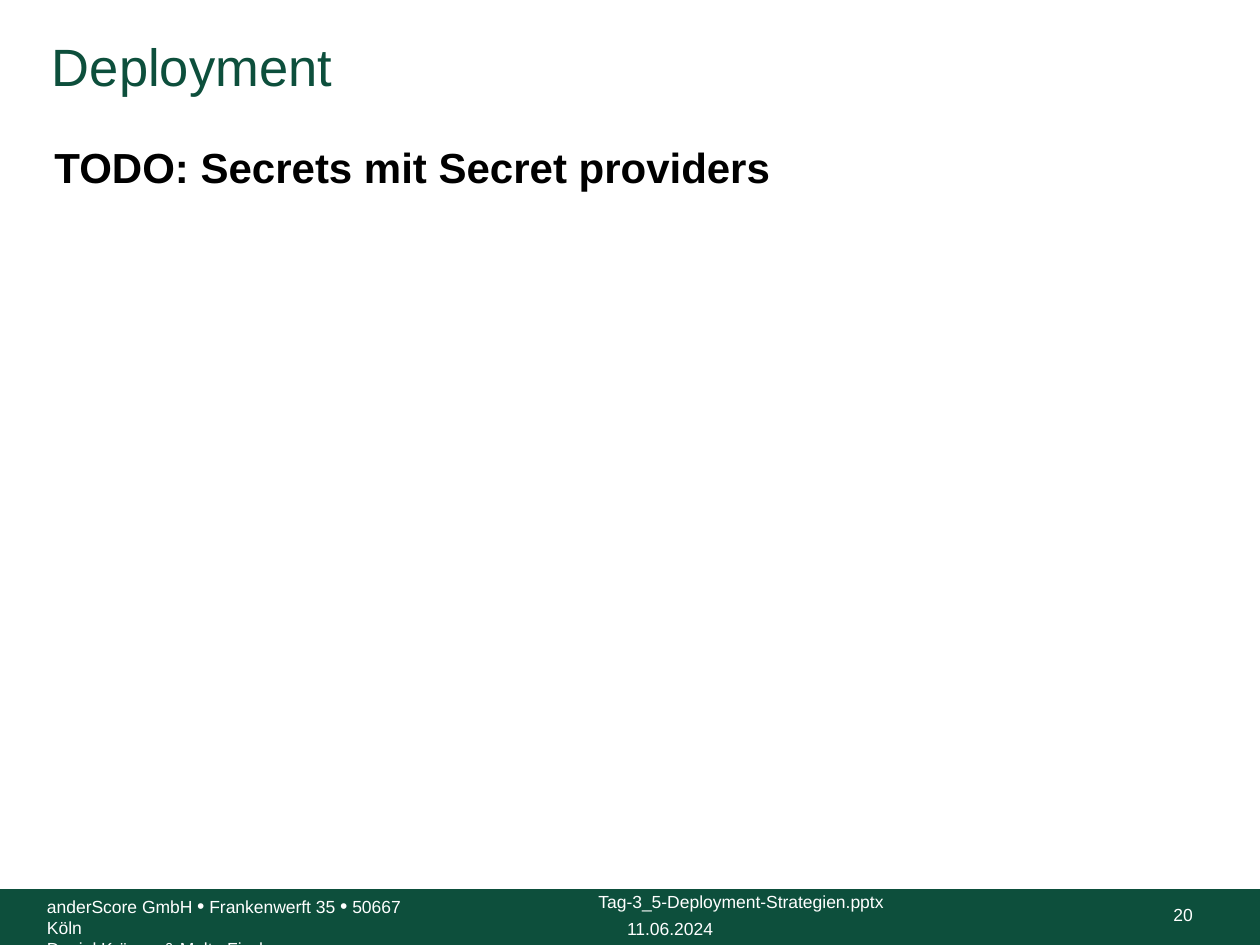
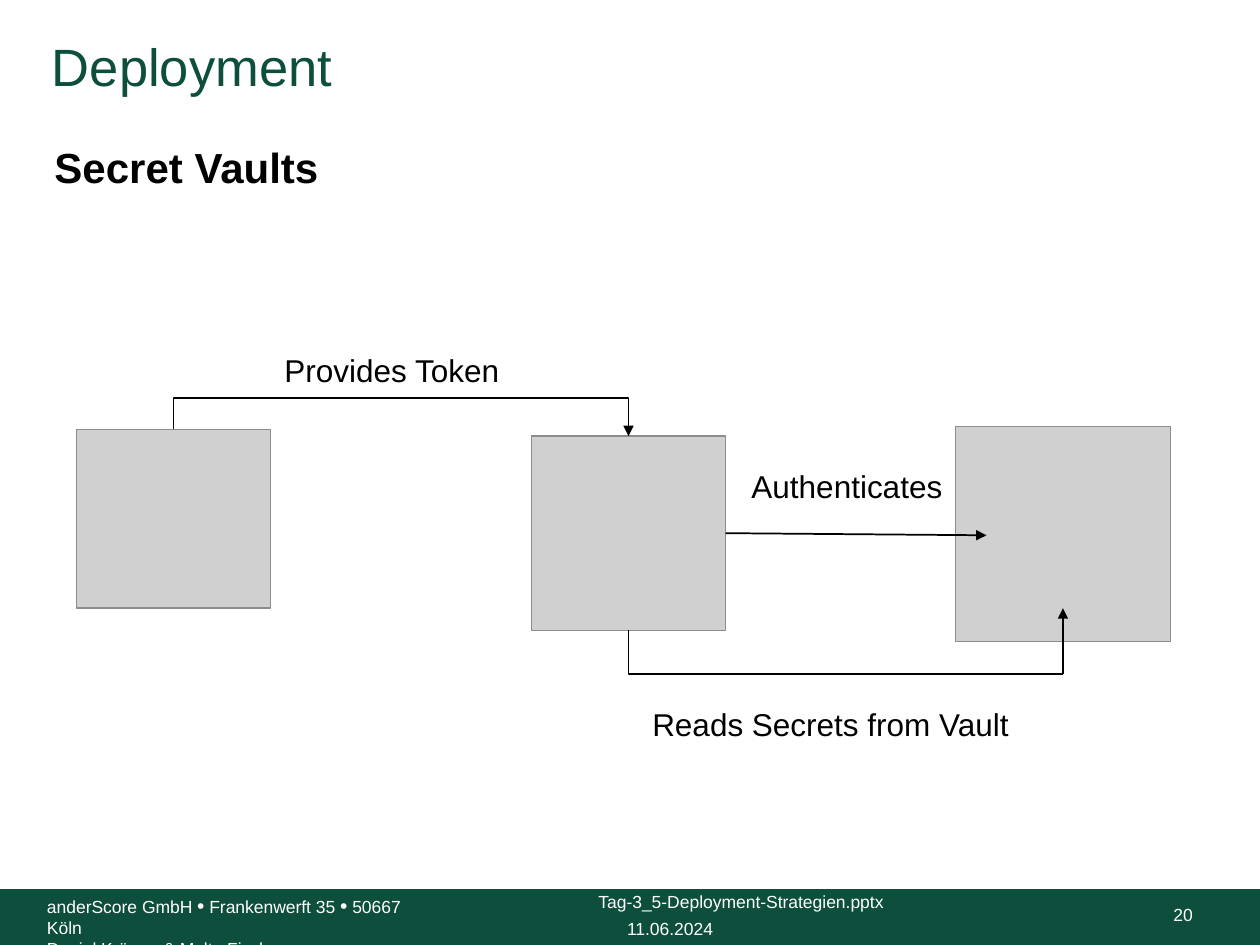
Before and after one commit to anderscore-gmbh/gitlab, a slide deck: slide 20 of slides/Tag-3_5-Deployment-Strategien.pptx. Drawn at 1260x945 pixels with LibreOffice and Linux fonts; fonts in the diff are those of the drawing; grey boxes stand for pictures; background and template pictures are left out. Boxes give left, top, right and bottom in pixels: in the first picture for what was removed or moved away, otherwise in the second. Text is boxed around its words. In the diff, an @@ line names an element or a change of style, - is before the commit and + after.

Commit message:
HCO Logo 3-2 3-5 Inhalt Variablen und Secrets

```diff
--- a/slides/Tag-3_5-Deployment-Strategien.pptx
+++ b/slides/Tag-3_5-Deployment-Strategien.pptx
@@ text at (54,152,319,184): text changed @@
-TODO: Secrets mit Secret providers
+Secret Vaults
@@ text added at (284,359,499,383), 18 pt, text #000000 @@
+Provides Token
@@ elbow arrow added from (174, 430) to (629, 436), #000000 1 pt @@
@@ picture added at (77,430,271,609) @@
@@ picture added at (532,436,726,630) @@
@@ picture added at (955,426,1171,641) @@
@@ text added at (751,475,942,499), 18 pt, text #000000 @@
+Authenticates
@@ arrow added from (726, 533) to (987, 536), #000000 1 pt @@
@@ arrow added from (1063, 674) to (1063, 609), #000000 1 pt @@
@@ elbow line added from (629, 630) to (1063, 674), #000000 1 pt @@
@@ text added at (652,713,1008,737), 18 pt, text #000000 @@
+Reads Secrets from Vault
```
Also in this commit, not shown: 2 other slides changed, 1 slide added, 1 other file.
